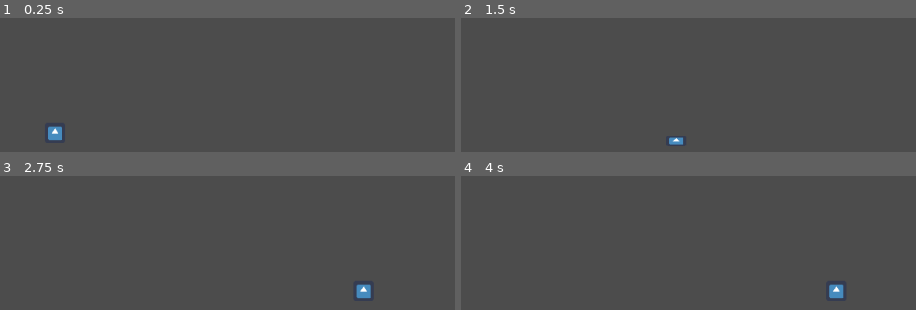
Above: before the commit, frames 1-4 (two rows, left to right).
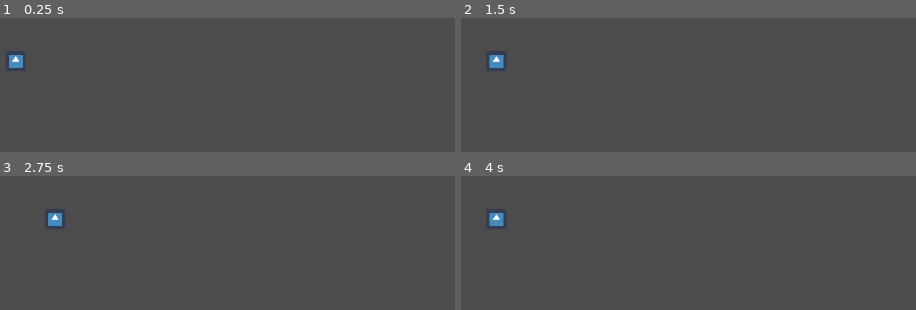
Above: after the commit, the same moments.

Repository: Clockknight/Chrono-Conflict
Game: Godot game, scene res://map.tscn
Same seed, same stepped clock (60 frames per second), same inputs: the game is played once before the commit and once after it. The engine's default icon, where the game draws it, is replaced by a stand-in: a white triangle on a blue panel in a dark square.
Inputs:
- Up to frame 1 (0.25 s): no input
- Up to frame 2 (1.5 s): hold Right (ui_right, bound only before the commit) 0.53-1.28 s; tap Left (ui_p2left, bound only after the commit) at 0.6, 1.35 s; hold Down (ui_down, bound only before the commit) from 1.28 s (still down)
- Up to frame 3 (2.75 s): release Down (ui_down, bound only before the commit) at 2.03 s; hold Right (ui_right, bound only before the commit) from 2.03 s (still down); tap Left (ui_p2left, bound only after the commit) at 2.1 s
- Up to frame 4 (4 s): release Right (ui_right, bound only before the commit) at 2.78 s; hold Up (ui_up, bound only before the commit) 2.78-3.53 s; tap Left (ui_p2left, bound only after the commit) at 2.85, 3.6 s; hold A (ui_left, bound only before the commit) from 3.53 s (still down)

The runs differ from the first frame. In frame 1, 0.6% of the frame differs, in the area x 1-14%, y 27-92%; in frame 2, 0.5%; in frame 3, 0.6%; in frame 4, 0.7%, in the area x 6-85%, y 27-92%.
Error after the commit: Invalid get index 'x' (on base: 'KinematicBody2D (Orbulon.gd)'). (res://Orbulon.gd:18)

Commit message:
Implement Ducking Behavior

Diff:
--- a/Orbulon.gd
+++ b/Orbulon.gd
@@ -7,15 +7,26 @@
 var directional_input  = Vector2.ZERO
 var bottom_pos = 0
 
+var _up_string = "ui_p2up"
+var _down_string = "ui_p2down"
+var _left_string = "ui_p2left"
+var _right_string = "ui_p2right"
+var _p1_side = true
 var _bottom
+
+func _init():
+	if self.x > 0:
+		_p1_side = false
+
+
 
 func _ready():
 	_bottom = self.get_node("char_bottom")
 
 
 func _physics_process(delta):
-	var x_sum = Input.get_axis("ui_left", "ui_right")
-	var y_sum = Input.get_axis("ui_up", "ui_down")
+	var x_sum = Input.get_axis(_left_string, _right_string)
+	var y_sum = Input.get_axis(_up_string, _down_string)
 
 	bottom_pos = (_bottom.get_global_position().y)
 	var grounded = bottom_pos >= 0
--- a/map.tscn
+++ b/map.tscn
@@ -23,6 +23,21 @@
 [node name="char_bottom" type="Position2D" parent="test_Orbulon"]
 position = Vector2( 0, 64 )
 
+[node name="test_Orbulon2" type="KinematicBody2D" parent="."]
+position = Vector2( 0, -400 )
+script = ExtResource( 1 )
+
+[node name="CollisionShape2D" type="CollisionShape2D" parent="test_Orbulon2"]
+shape = SubResource( 1 )
+
+[node name="Sprite" type="Sprite" parent="test_Orbulon2"]
+scale = Vector2( 2, 2 )
+texture = ExtResource( 2 )
+region_rect = Rect2( 10, 10, 10, 0 )
+
+[node name="char_bottom" type="Position2D" parent="test_Orbulon2"]
+position = Vector2( 0, 64 )
+
 [node name="Camera2D" type="Camera2D" parent="."]
 current = true
 zoom = Vector2( 5, 5 )
--- a/project.godot
+++ b/project.godot
@@ -22,30 +22,63 @@
 
 ui_left={
 "deadzone": 0.5,
-"events": [ Object(InputEventKey,"resource_local_to_scene":false,"resource_name":"","device":0,"alt":false,"shift":false,"control":false,"meta":false,"command":false,"pressed":false,"scancode":65,"physical_scancode":0,"unicode":0,"echo":false,"script":null)
-, Object(InputEventJoypadButton,"resource_local_to_scene":false,"resource_name":"","device":0,"button_index":14,"pressure":0.0,"pressed":false,"script":null)
-, Object(InputEventKey,"resource_local_to_scene":false,"resource_name":"","device":0,"alt":false,"shift":false,"control":false,"meta":false,"command":false,"pressed":false,"scancode":16777231,"physical_scancode":0,"unicode":0,"echo":false,"script":null)
- ]
+"events": [  ]
 }
 ui_right={
 "deadzone": 0.5,
-"events": [ Object(InputEventKey,"resource_local_to_scene":false,"resource_name":"","device":0,"alt":false,"shift":false,"control":false,"meta":false,"command":false,"pressed":false,"scancode":16777233,"physical_scancode":0,"unicode":0,"echo":false,"script":null)
-, Object(InputEventJoypadButton,"resource_local_to_scene":false,"resource_name":"","device":0,"button_index":15,"pressure":0.0,"pressed":false,"script":null)
-, Object(InputEventKey,"resource_local_to_scene":false,"resource_name":"","device":0,"alt":false,"shift":false,"control":false,"meta":false,"command":false,"pressed":false,"scancode":68,"physical_scancode":0,"unicode":0,"echo":false,"script":null)
- ]
+"events": [  ]
 }
 ui_up={
 "deadzone": 0.5,
-"events": [ Object(InputEventKey,"resource_local_to_scene":false,"resource_name":"","device":0,"alt":false,"shift":false,"control":false,"meta":false,"command":false,"pressed":false,"scancode":16777232,"physical_scancode":0,"unicode":0,"echo":false,"script":null)
-, Object(InputEventJoypadButton,"resource_local_to_scene":false,"resource_name":"","device":0,"button_index":12,"pressure":0.0,"pressed":false,"script":null)
-, Object(InputEventKey,"resource_local_to_scene":false,"resource_name":"","device":0,"alt":false,"shift":false,"control":false,"meta":false,"command":false,"pressed":false,"scancode":87,"physical_scancode":0,"unicode":0,"echo":false,"script":null)
- ]
+"events": [  ]
 }
 ui_down={
 "deadzone": 0.5,
+"events": [  ]
+}
+ui_page_up={
+"deadzone": 0.5,
+"events": [ Object(InputEventKey,"resource_local_to_scene":false,"resource_name":"","device":0,"alt":false,"shift":false,"control":false,"meta":false,"command":false,"pressed":false,"scancode":16777235,"physical_scancode":0,"unicode":0,"echo":false,"script":null)
+ ]
+}
+ui_p1up={
+"deadzone": 0.5,
+"events": [ Object(InputEventKey,"resource_local_to_scene":false,"resource_name":"","device":0,"alt":false,"shift":false,"control":false,"meta":false,"command":false,"pressed":false,"scancode":87,"physical_scancode":0,"unicode":0,"echo":false,"script":null)
+ ]
+}
+ui_p1down={
+"deadzone": 0.5,
+"events": [ Object(InputEventKey,"resource_local_to_scene":false,"resource_name":"","device":0,"alt":false,"shift":false,"control":false,"meta":false,"command":false,"pressed":false,"scancode":83,"physical_scancode":0,"unicode":0,"echo":false,"script":null)
+ ]
+}
+ui_p1left={
+"deadzone": 0.5,
+"events": [ Object(InputEventKey,"resource_local_to_scene":false,"resource_name":"","device":0,"alt":false,"shift":false,"control":false,"meta":false,"command":false,"pressed":false,"scancode":0,"physical_scancode":65,"unicode":0,"echo":false,"script":null)
+ ]
+}
+ui_p1right={
+"deadzone": 0.5,
+"events": [ Object(InputEventKey,"resource_local_to_scene":false,"resource_name":"","device":0,"alt":false,"shift":false,"control":false,"meta":false,"command":false,"pressed":false,"scancode":0,"physical_scancode":68,"unicode":0,"echo":false,"script":null)
+ ]
+}
+ui_p2up={
+"deadzone": 0.5,
+"events": [ Object(InputEventKey,"resource_local_to_scene":false,"resource_name":"","device":0,"alt":false,"shift":false,"control":false,"meta":false,"command":false,"pressed":false,"scancode":16777232,"physical_scancode":0,"unicode":0,"echo":false,"script":null)
+ ]
+}
+ui_p2down={
+"deadzone": 0.5,
 "events": [ Object(InputEventKey,"resource_local_to_scene":false,"resource_name":"","device":0,"alt":false,"shift":false,"control":false,"meta":false,"command":false,"pressed":false,"scancode":16777234,"physical_scancode":0,"unicode":0,"echo":false,"script":null)
-, Object(InputEventJoypadButton,"resource_local_to_scene":false,"resource_name":"","device":0,"button_index":13,"pressure":0.0,"pressed":false,"script":null)
-, Object(InputEventKey,"resource_local_to_scene":false,"resource_name":"","device":0,"alt":false,"shift":false,"control":false,"meta":false,"command":false,"pressed":false,"scancode":83,"physical_scancode":0,"unicode":0,"echo":false,"script":null)
+ ]
+}
+ui_p2left={
+"deadzone": 0.5,
+"events": [ Object(InputEventKey,"resource_local_to_scene":false,"resource_name":"","device":0,"alt":false,"shift":false,"control":false,"meta":false,"command":false,"pressed":false,"scancode":16777231,"physical_scancode":0,"unicode":0,"echo":false,"script":null)
+ ]
+}
+ui_p2right={
+"deadzone": 0.5,
+"events": [ Object(InputEventKey,"resource_local_to_scene":false,"resource_name":"","device":0,"alt":false,"shift":false,"control":false,"meta":false,"command":false,"pressed":false,"scancode":16777233,"physical_scancode":0,"unicode":0,"echo":false,"script":null)
  ]
 }
 
